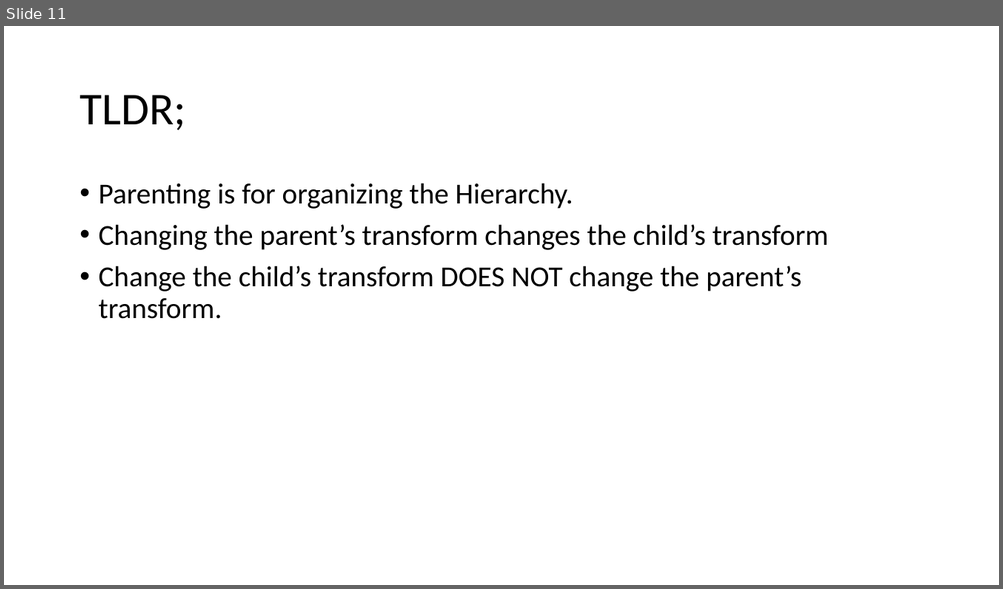
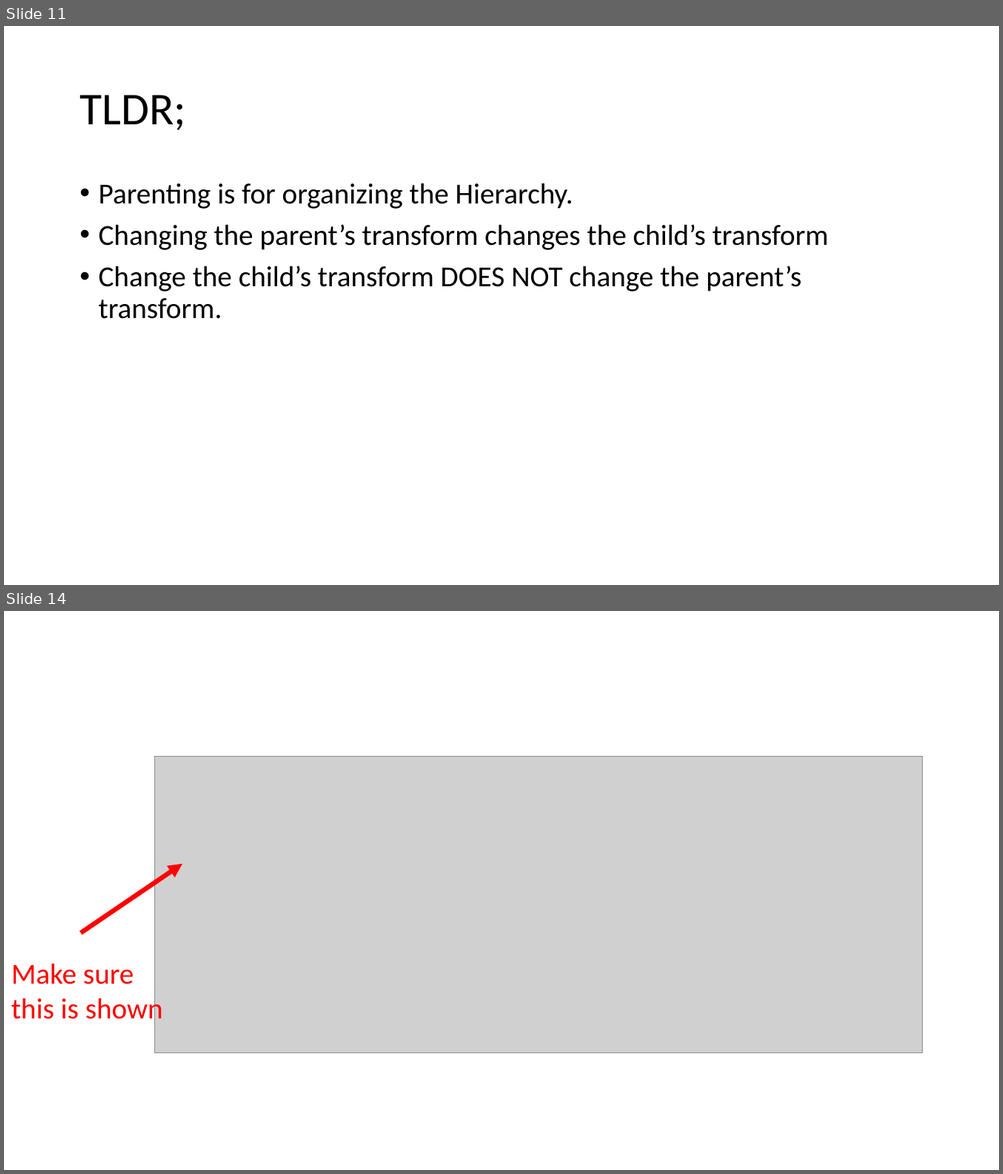
Before and after one commit to gregneat/T21, a slide deck: UnityCurriculum/7. Hierarchy/Parenting.pptx. Shown one above the other, each under a label of ours: slide 11 before the commit, slides 11 and 14 after it; the slides between them are not shown. The pictures are 1003x589 and 1003x1174 pixels, drawn with LibreOffice and Linux fonts; fonts in the diff are those of the drawing; grey boxes stand for pictures. Boxes give left, top, right and bottom in pixels: in the first picture for what was removed or moved away, otherwise in the second. Text is boxed around its words. In the diff, an @@ line names an element or a change of style, - is before the commit and + after.

```diff
--- a/UnityCurriculum/7. Hierarchy/Parenting.pptx
+++ b/UnityCurriculum/7. Hierarchy/Parenting.pptx
@@ slide 14 added at <box>4,611,999,1170</box>, background #FFFFFF @@
@@ picture added at <box>155,757,922,1054</box> @@
@@ arrow added from (81, 934) to (182, 864), #FF0000 4.5 pt @@
@@ text added at <box>11,963,163,1026</box>, 28 pt, text #FF0000 @@
+Make sure
+this is shown
```
Also in this commit, not shown: 2 other slides added, 4 other files.
